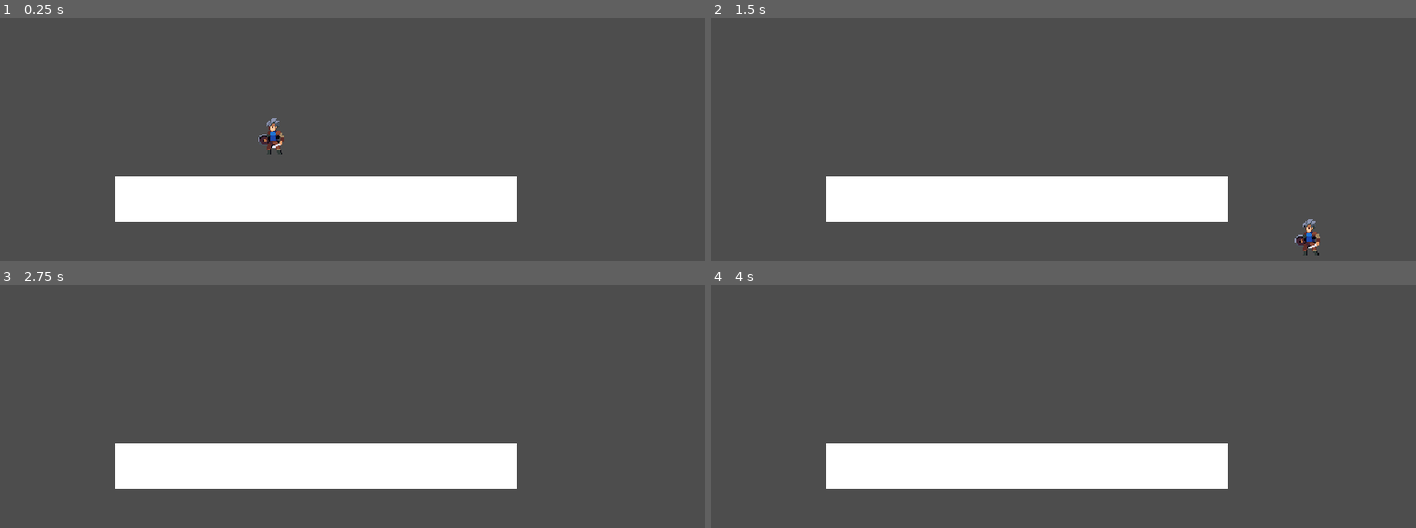
Above: before the commit, frames 1-4 (two rows, left to right).
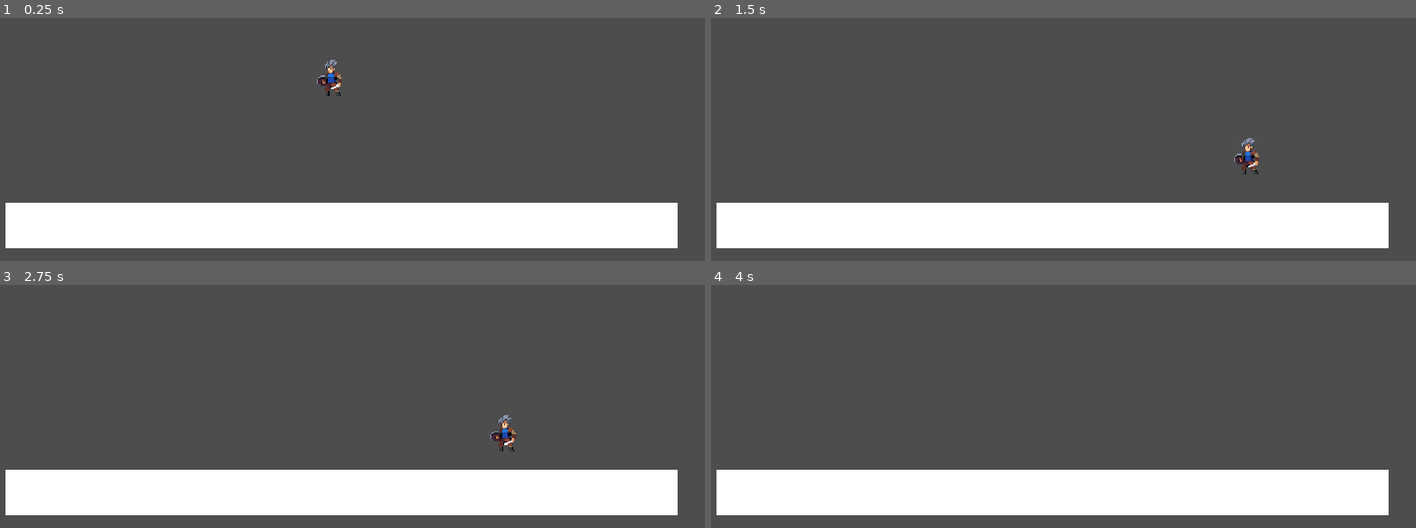
Above: after the commit, the same moments.

Repository: AlayandeWork/TheSideScroller
Game: Godot game, scene res://Scenes/mainScene.tscn
The game is run twice, just before and just after one commit, with the same random seed, the same clock (stepped at 60 frames per second) and the same inputs.
Inputs:
- Up to frame 1 (0.25 s): no input
- Up to frame 2 (1.5 s): tap Enter (ui_accept) at 0.5, 0.6 s; hold Right (Right) from 0.53 s (still down); tap Space (Jump) at 0.77, 0.8, 1.07, 1.35 s
- Up to frame 3 (2.75 s): tap Space (Jump) at 1.52, 1.82, 2.3 s; tap Enter (ui_accept) at 1.55, 2.1 s; release Right (Right) at 2.03 s; hold Left (Left) from 2.03 s (still down)
- Up to frame 4 (4 s): release Left (Left) at 2.78 s; hold Right (Right) from 2.78 s (still down); tap Enter (ui_accept) at 2.85 s; tap Space (Jump) at 3.02, 3.32, 3.6, 3.77 s

The runs differ from the first frame. In frame 1, 20% of the frame differs, in the area x 0-97%, y 17-95%; in frame 2, 20%; in frame 3, 20%; in frame 4, 20%.

Commit message:
update

Diff:
--- a/Scenes/mainScene.tscn
+++ b/Scenes/mainScene.tscn
@@ -1,23 +1,23 @@
 [gd_scene load_steps=3 format=3 uid="uid://iatqn0qtv4gg"]
 
-[ext_resource type="PackedScene" uid="uid://bs2rh85l4kfs4" path="res://Scenes/Player.tscn" id="1_nwgug"]
+[ext_resource type="PackedScene" uid="uid://bs2rh85l4kfs4" path="res://Scenes/Player.tscn" id="1_ncpvf"]
 
-[sub_resource type="RectangleShape2D" id="RectangleShape2D_xy7bu"]
-size = Vector2(359, 46)
+[sub_resource type="RectangleShape2D" id="RectangleShape2D_ja5r8"]
+size = Vector2(589, 40)
 
 [node name="mainScene" type="Node2D"]
 
 [node name="StaticBody2D" type="StaticBody2D" parent="."]
 
 [node name="ColorRect" type="ColorRect" parent="StaticBody2D"]
-offset_left = 123.0
-offset_top = 257.0
-offset_right = 475.0
-offset_bottom = 297.0
+offset_left = 27.0
+offset_top = 280.0
+offset_right = 616.0
+offset_bottom = 320.0
 
 [node name="CollisionShape2D" type="CollisionShape2D" parent="StaticBody2D"]
-position = Vector2(298.5, 277)
-shape = SubResource("RectangleShape2D_xy7bu")
+position = Vector2(321.5, 300)
+shape = SubResource("RectangleShape2D_ja5r8")
 
-[node name="Player" parent="." instance=ExtResource("1_nwgug")]
-position = Vector2(260, 205)
+[node name="Player" parent="." instance=ExtResource("1_ncpvf")]
+position = Vector2(311, 153)
--- a/Scripts/Enemy.gd
+++ /dev/null
@@ -1,28 +0,0 @@
-extends CharacterBody2D
-
-
-const SPEED = 300.0
-const JUMP_VELOCITY = -400.0
-
-# Get the gravity from the project settings to be synced with RigidBody nodes.
-var gravity = ProjectSettings.get_setting("physics/2d/default_gravity")
-
-
-func _physics_process(delta):
-	# Add the gravity.
-	if not is_on_floor():
-		velocity.y += gravity * delta
-
-	# Handle jump.
-	if Input.is_action_just_pressed("ui_accept") and is_on_floor():
-		velocity.y = JUMP_VELOCITY
-
-	# Get the input direction and handle the movement/deceleration.
-	# As good practice, you should replace UI actions with custom gameplay actions.
-	var direction = Input.get_axis("ui_left", "ui_right")
-	if direction:
-		velocity.x = direction * SPEED
-	else:
-		velocity.x = move_toward(velocity.x, 0, SPEED)
-
-	move_and_slide()
--- a/Scripts/Player.gd
+++ b/Scripts/Player.gd
@@ -1,28 +1,32 @@
 extends CharacterBody2D
 
-
-const SPEED = 300.0
-const JUMP_VELOCITY = -400.0
-
-# Get the gravity from the project settings to be synced with RigidBody nodes.
-var gravity = ProjectSettings.get_setting("physics/2d/default_gravity")
-
+# Player Variables
+var speed = 190
+var jumpPower = 245
+var gravity = 1000
 
 func _physics_process(delta):
-	# Add the gravity.
+
+	# Apply gravity to the player
 	if not is_on_floor():
 		velocity.y += gravity * delta
 
-	# Handle jump.
-	if Input.is_action_just_pressed("ui_accept") and is_on_floor():
-		velocity.y = JUMP_VELOCITY
 
-	# Get the input direction and handle the movement/deceleration.
-	# As good practice, you should replace UI actions with custom gameplay actions.
-	var direction = Input.get_axis("ui_left", "ui_right")
-	if direction:
-		velocity.x = direction * SPEED
+
+	# Player movement Left & Right
+	var playerDirection = Input.get_axis("Left","Right")
+
+	if playerDirection:
+		velocity.x = speed * playerDirection
 	else:
-		velocity.x = move_toward(velocity.x, 0, SPEED)
+		velocity.x = 0
+
+
+
+	# Player Jump
+	if is_on_floor():
+		if Input.is_action_just_pressed("Jump"):
+			velocity.y -= jumpPower
+
 
 	move_and_slide()
